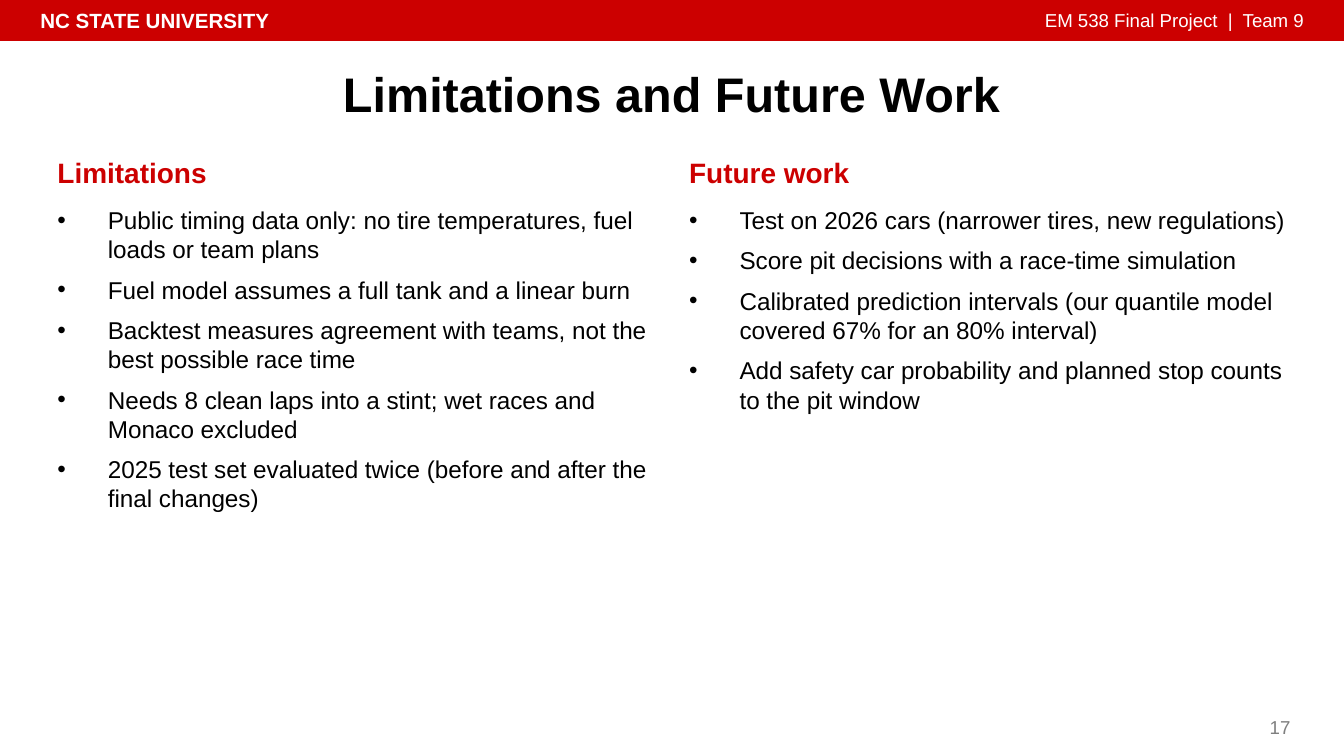
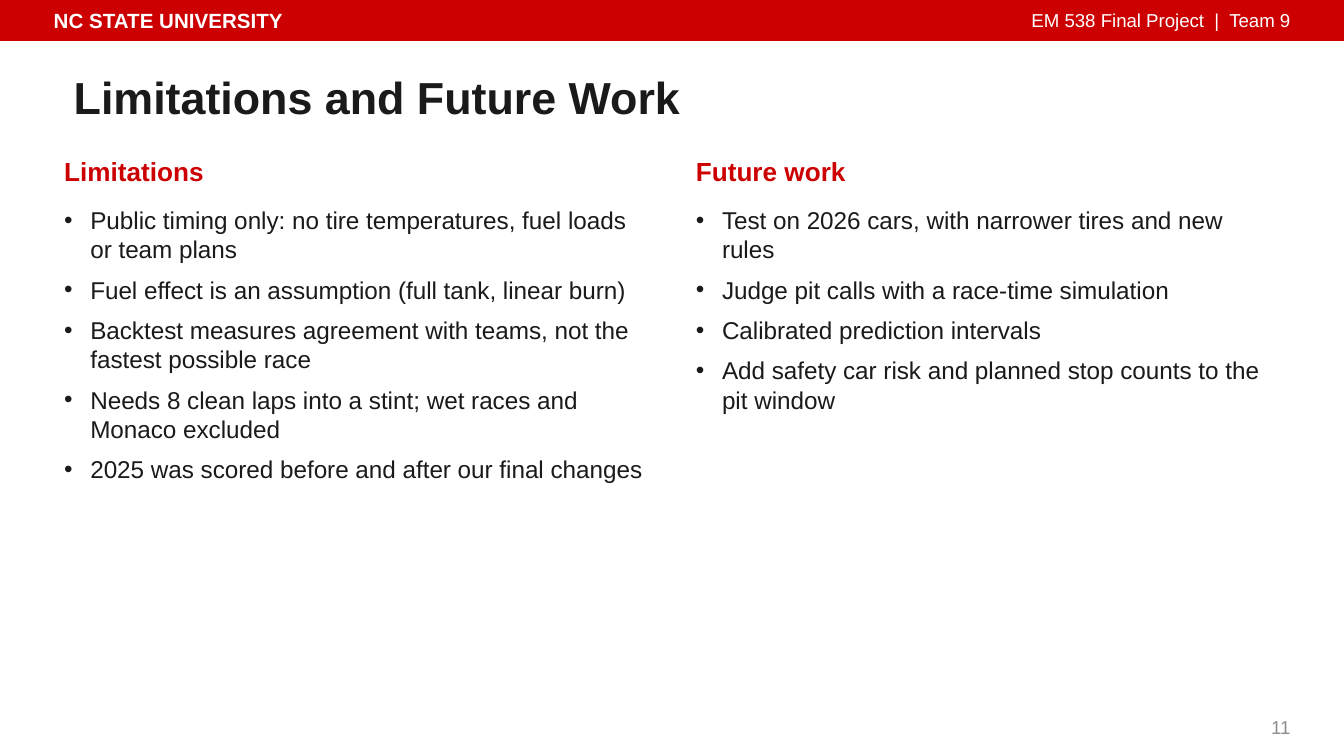
Before and after one commit to isaiahnick/f1-tire-degradation, a slide deck: slide 11 of reports/presentation/PitWall_Final_Presentation.pptx (slide 17 before the commit). Drawn at 1344x756 pixels with LibreOffice and Linux fonts; fonts in the diff are those of the drawing. Boxes give left, top, right and bottom in pixels: in the first picture for what was removed or moved away, otherwise in the second. Text is boxed around its words. In the diff, an @@ line names an element or a change of style, - is before the commit and + after.

```diff
--- a/reports/presentation/PitWall_Final_Presentation.pptx
+++ b/reports/presentation/PitWall_Final_Presentation.pptx
@@ text "NC STATE UNIVERSITY": place and size @@
-text "NC STATE UNIVERSITY" at [40,13,269,29]
+text "NC STATE UNIVERSITY" at [54,13,282,29]
@@ text "EM 538 Final Project | ...": place and size @@
-text "EM 538 Final Project | ..." at [1045,13,1303,31]
+text "EM 538 Final Project | ..." at [1031,13,1290,31]
@@ title "Limitations and Future Work": place and size @@
-title "Limitations and Future Work" at [343,77,999,113]
+title "Limitations and Future Work" at [74,81,680,115]
@@ title "Limitations and Future Work" at [74,81,680,115]: size 26 to 24 pt, text colour #000000 to #1A1A1A; alignment centre to left @@
@@ text "Limitations" at [64,162,203,182]: size 15 to 14 pt; vertical alignment middle to bottom @@
@@ text "Future work" at [696,162,845,182]: size 15 to 14 pt; vertical alignment middle to bottom @@
@@ text "Future work": place and size @@
-text "Future work" at [689,162,849,184]
+text "Future work" at [696,162,845,182]
@@ text at [90,211,629,373]: text changed; text colour #000000 to #1A1A1A @@
-• Public timing data only: no tire temperatures, fuel loads or team plans
-• Fuel model assumes a full tank and a linear burn
-• Backtest measures agreement with teams, not the best possible race time
+• Public timing only: no tire temperatures, fuel loads or team plans
+• Fuel effect is an assumption (full tank, linear burn)
+• Backtest measures agreement with teams, not the fastest possible race
@@ text at [722,211,1259,414]: text changed; text colour #000000 to #1A1A1A @@
-• Test on 2026 cars (narrower tires, new regulations)
-• Score pit decisions with a race-time simulation
-• Calibrated prediction intervals (our quantile model covered 67% for an 80% interval)
-• Add safety car probability and planned stop counts to the pit window
+• Test on 2026 cars, with narrower tires and new rules
+• Judge pit calls with a race-time simulation
+• Calibrated prediction intervals
+• Add safety car risk and planned stop counts to the pit window
@@ text at [90,391,577,439]: text colour #000000 to #1A1A1A in "Needs 8 clean laps into a stint; ..."; indent changed @@
@@ text at [90,460,643,483]: text changed; text colour #000000 to #1A1A1A @@
-• 2025 test set evaluated twice (before and after the final changes)
+• 2025 was scored before and after our final changes
@@ page number at [1271,721,1290,734]: text changed; text colour #7F7F7F to #8C8C8C @@
-17
+11
```
Also in this commit, not shown: 7 other slides changed, 5 slides added, 11 slides removed, 18 other files.
